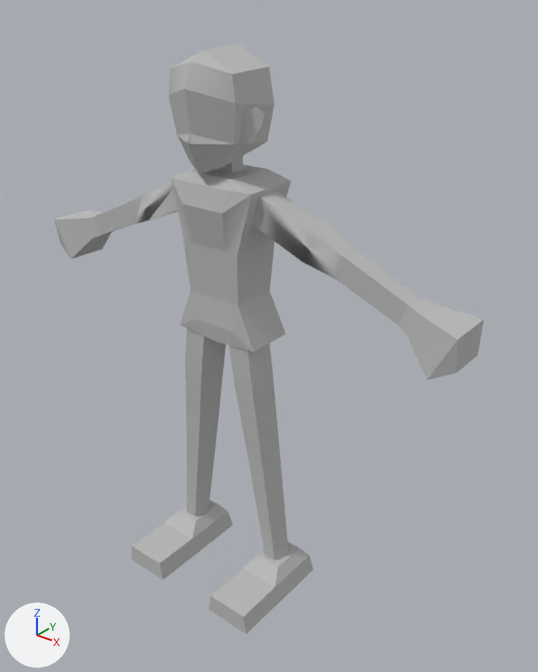
A saved change to the glTF model player/Re4Lom Base Rig.glb.
Rendered twice from a 50 mm camera at (1.432, -1.576, 1.918) aimed at (0.123, 0.059, 0.905). The axes (+X, +Y, +Z) are drawn at lower left. The lights are the same throughout. The older version comes first. Where no turn or scale is listed for an object, it has been applied to the vertices. Vertices at exactly the same position are counted once.

The scene before the commit, as lines of its bpy script (objects in view):
```python
ob_head = bpy.data.objects.new('Head', me_head_male_002)
ob_head.location = (0.0, 0.0, 0.0)
ob_left_foot = bpy.data.objects.new('Left_Foot', me_body_male_016_010)
ob_left_foot.location = (0.0, 0.0, 0.0)
ob_left_hand = bpy.data.objects.new('Left_Hand', me_body_male_016_014)
ob_left_hand.location = (0.0, 0.0, 0.0)
ob_lower_torso = bpy.data.objects.new('Lower_Torso', me_body_male_016)
ob_lower_torso.location = (0.0, 0.0, 0.0)
ob_right_foot = bpy.data.objects.new('Right_Foot', me_body_male_016_011)
ob_right_foot.location = (0.0, 0.0, 0.0)
ob_right_hand = bpy.data.objects.new('Right_Hand', me_body_male_016_015)
ob_right_hand.location = (0.0, 0.0, 0.0)
ob_upper_left_arm = bpy.data.objects.new('Upper_Left_Arm', me_body_male_016_001)
ob_upper_left_arm.location = (0.0, 0.0, 0.0)
ob_upper_left_leg = bpy.data.objects.new('Upper_Left_Leg', me_body_male_016_012)
ob_upper_left_leg.location = (0.0, 0.0, 0.0)
ob_upper_torso = bpy.data.objects.new('Upper_Torso', me_body_male_016_008)
ob_upper_torso.location = (0.0, 0.0, 0.0)
# also in view: 'Upper_Right_Leg' at (-0.106, 0.025, 0.685); 'Lower_Left_Arm' at (0.51, 0.04, 1.17); 'Upper_Right_Arm' at (-0.279, 0.03, 1.273); 'Lower_Right_Leg' at (-0.158, 0.03, 0.267); 'Lower_Left_Leg' at (0.158, 0.03, 0.267)
```
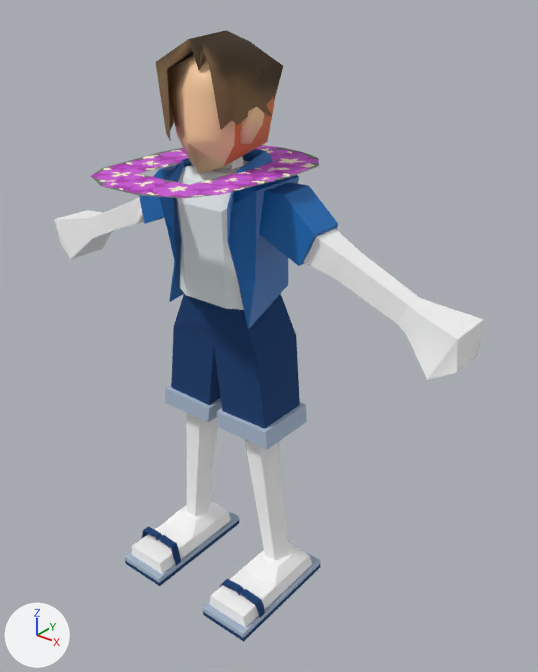
Where the change shows, as pixel boxes [x1, y1, x2, y2] in the pictures (538 x 672 px):
'Upper_Torso', recoloured, surface changed: [171, 165, 291, 306] in both
'Head', surface changed: [168, 55, 274, 174] in both
'Left_Legging', added (blue): after [214, 336, 307, 450]
'Cloth_Body.001', added (blue): after [160, 149, 299, 329]
'Hair.002', added (brown): after [155, 30, 283, 141]
'Cloth_Body', added: after [174, 160, 249, 310]
'Plane.001', added (pink): after [91, 145, 319, 198]
'Left_Foot', recoloured, surface changed (grey to white): [210, 542, 312, 628] in both
'Upper_Left_Arm', recoloured, surface changed (grey to white): [303, 229, 361, 280] in both
'Left_Hand', recoloured, surface changed (grey to white): [398, 298, 484, 380] in both
'Upper_Left_Leg', recoloured, surface changed (grey to white): [245, 440, 280, 471] in both
'Lower_Torso', recoloured, surface changed: [180, 291, 286, 352] in both
'Cloth_Left_Arm', added (blue): after [259, 182, 338, 266]
'Right_Foot', recoloured, surface changed (grey to white): [132, 500, 231, 574] in both
'Right_Legging', added (blue): after [165, 327, 222, 422]
'Upper_Right_Leg', recoloured, surface changed (grey to white): [186, 413, 218, 440] in both
'Lower_Left_Arm', recoloured, surface changed (grey to white): [337, 253, 420, 325] in both
'Lower_Left_Leg', recoloured, surface changed (grey to white): [249, 459, 288, 561] in both
'Lower_Leftt_Pant', added (blue): after [214, 294, 296, 358]
'Lower_Right_Leg', recoloured, surface changed (grey to white): [187, 435, 217, 516] in both
'Left__Flipflop', added (blue): after [203, 553, 321, 642]
'Right_Hand', recoloured, surface changed (grey to white): [54, 210, 113, 259] in both
'Right__Flipflop', added (blue): after [125, 509, 239, 586]
'Pant', added (blue): after [187, 296, 238, 346]
'Upper_Right_Arm', recoloured, surface changed (grey to white): [128, 197, 144, 224] in both
'Lower_Right_Arm', recoloured, surface changed (grey to white): [94, 203, 134, 235] in both
'Cloth_Right_Arm', added (blue): after [139, 164, 177, 224]
'Lower_Right_Pant', added (blue): after [174, 294, 212, 345]
'Neck', recoloured, surface changed: [224, 156, 243, 169] in both
part 1 of me_body_male_016, deleted: before [216, 291, 286, 352]
part 2 of me_body_male_016, deleted: before [191, 291, 238, 341]

The change, as a diff of the scene's bpy script:
```diff
--- a/player/Re4Lom Base Rig.glb.py
+++ b/player/Re4Lom Base Rig.glb.py
@@ mat_head_male @@
 mat_head_male = principled_material('head male')
-mat_head_male.base_color = (0.5, 0.5, 0.5)  # grey #bcbcbc
-mat_head_male.roughness = 1.0
+mat_head_male.texture = img_base_leon_face
@@ mat_body_male_016 @@
 mat_body_male_016 = principled_material('body male_016')
-mat_body_male_016.base_color = (0.5, 0.5, 0.5)  # grey #bcbcbc
+mat_body_male_016.base_color = (1.0, 1.0, 1.0)  # white #ffffff
 mat_body_male_016.roughness = 1.0
+mat_body_male_016.metallic = 1.0
@@ mat_base_songkran_jacket_gradiant @@
+mat_base_songkran_jacket_gradiant = bpy.data.materials.new('Base Songkran Jacket Gradiant')
+# uses the picture img_base_songkran_jacket
@@ mat_pant @@
+mat_pant = bpy.data.materials.new('Pant')
+# uses the picture img_base_pant
@@ me_body_male_016 @@
-me_body_male_016.from_pydata(...)  # 34 vertices, 48 faces; spans x -0.154..0.154, y -0.059..0.11, z 0.891..1.038
+me_body_male_016.from_pydata(...)  # 14 vertices, 16 faces; spans x -0.154..0.0, y -0.059..0.11, z 0.891..1.038
+# me_body_male_016 part 1: the loose piece of 8 vertices spanning x 0.0..0.154, y -0.059..0.11, z 0.891..1.038 is deleted
+# me_body_male_016 part 2: 8 vertices removed from x 0.0..0.097, y -0.059..0.11, z 0.949..1.038
+# other edits to the shape of me_body_male_016 do not show in these pictures
 me_body_male_016.materials.append(mat_body_male_016)
@@ ob_left__flipflop @@
+ob_left__flipflop = bpy.data.objects.new('Left__Flipflop', me_left__flipflop)  # 43 vertices, 78 faces; spans x 0.104..0.282, y -0.271..0.159, z -0.017..0.078; in mat_shoes (picture img_base_flipflop)
+ob_left__flipflop.location = (0.0, 0.0, 0.0)
@@ ob_hair_002 @@
+ob_hair_002 = bpy.data.objects.new('Hair.002', me_hair_002)  # 36 vertices, 46 faces; spans x -0.147..0.134, y -0.161..0.185, z -0.136..0.146; in mat_hair (picture img_base_leon_hair)
+ob_hair_002.location = (0.006, 0.0, 1.64)
@@ ob_right__flipflop @@
+ob_right__flipflop = bpy.data.objects.new('Right__Flipflop', me_right__flipflop)  # 43 vertices, 78 faces; spans x -0.282..-0.104, y -0.271..0.159, z -0.017..0.099; in mat_shoes (picture img_base_flipflop)
+ob_right__flipflop.location = (0.0, 0.0, 0.0)
@@ ob_cloth_left_arm @@
+ob_cloth_left_arm = bpy.data.objects.new('Cloth_Left_Arm', me_cloth_left_arm)  # 10 vertices, 16 faces; spans x 0.151..0.341, y -0.038..0.099, z 1.207..1.389
+ob_cloth_left_arm.location = (0.0, 0.0, 0.0)
@@ ob_cloth_right_arm @@
+ob_cloth_right_arm = bpy.data.objects.new('Cloth_Right_Arm', me_cloth_right_arm)  # 10 vertices, 16 faces; spans x -0.341..-0.151, y -0.038..0.099, z 1.207..1.389
+ob_cloth_right_arm.location = (0.0, 0.0, 0.0)
@@ ob_left_legging @@
+ob_left_legging = bpy.data.objects.new('Left_Legging', me_left_legging)  # 16 vertices, 28 faces; spans x 0.0..0.226, y -0.077..0.134, z 0.597..0.894
+ob_left_legging.location = (0.0, 0.0, 0.0)
@@ ob_lower_leftt_pant @@
+ob_lower_leftt_pant = bpy.data.objects.new('Lower_Leftt_Pant', me_lower_leftt_pant)  # 8 vertices, 12 faces; spans x 0.0..0.174, y -0.069..0.139, z 0.88..1.045
+ob_lower_leftt_pant.location = (0.0, 0.0, 0.0)
@@ ob_right_legging @@
+ob_right_legging = bpy.data.objects.new('Right_Legging', me_right_legging)  # 16 vertices, 28 faces; spans x -0.226..0.0, y -0.077..0.134, z 0.597..0.894
+ob_right_legging.location = (0.0, 0.0, 0.0)
@@ ob_cloth_body_001 @@
+ob_cloth_body_001 = bpy.data.objects.new('Cloth_Body.001', me_cloth_body_001)  # 90 vertices, 176 faces; spans x -0.172..0.172, y -0.122..0.156, z 0.993..1.461
+ob_cloth_body_001.location = (0.0, 0.0, 0.0)
@@ ob_lower_right_pant @@
+ob_lower_right_pant = bpy.data.objects.new('Lower_Right_Pant', me_lower_right_pant)  # 8 vertices, 12 faces; spans x -0.174..0.0, y -0.069..0.139, z 0.88..1.045
+ob_lower_right_pant.location = (0.0, 0.0, 0.0)
@@ ob_plane_001 @@
+ob_plane_001 = bpy.data.objects.new('Plane.001', me_plane_001)  # 28 vertices, 28 faces; spans x -0.247..0.247, y -0.383..0.279, z 1.434; in mat_flower_garment (picture img_flower_farment_layout)
+ob_plane_001.location = (0.0, 0.0, 0.0)
@@ ob_pant @@
+ob_pant = bpy.data.objects.new('Pant', me_pant)  # 14 vertices, 24 faces; spans x -0.109..0.109, y -0.069..0.139, z 0.88..1.045
+ob_pant.location = (0.0, 0.0, 0.0)
@@ ob_cloth_body @@
+ob_cloth_body = bpy.data.objects.new('Cloth_Body', me_cloth_body)  # 39 vertices, 74 faces; spans x -0.164..0.164, y -0.1..0.141, z 1.038..1.422; in mat_base_cloth_body (picture img_base_cloth_body)
+ob_cloth_body.location = (0.0, 0.0, 0.0)
```
